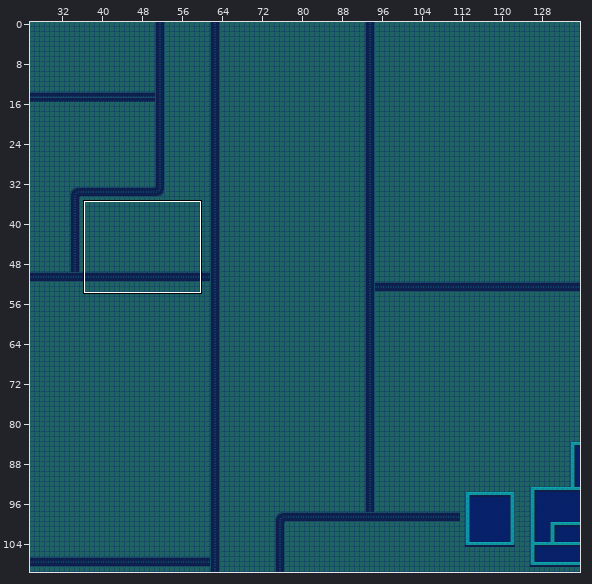
Tiled map, stored at assets/images/tileset/tiledmap.tmx. Above: a wide view before the commit, with the close-up outlined.
Close-up. Before the commit:
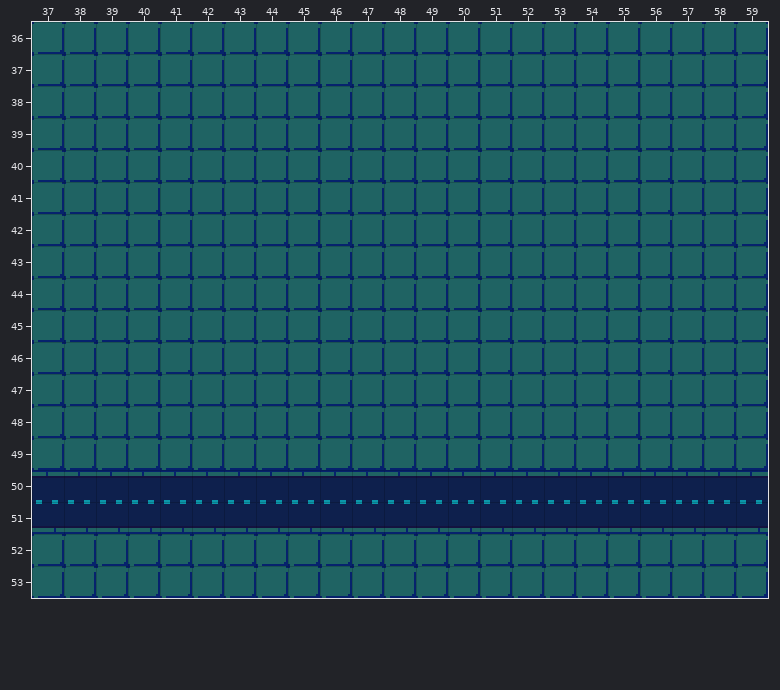
Cells are 16x16 px. Shown: x 37..59, y 36..53. The commit also changed other parts of the map, which this record leaves out.
And afterwards:
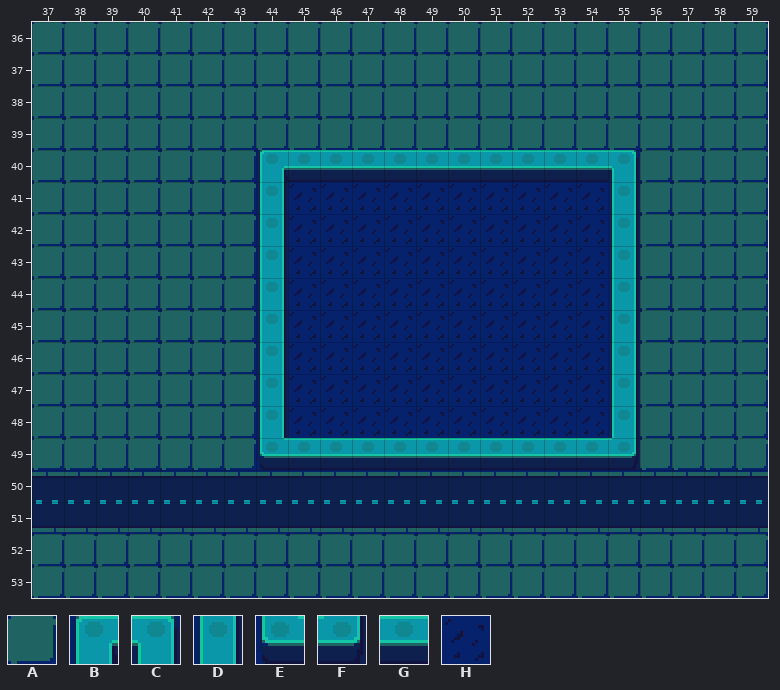
Key: from "tileset_arranged": A 0, B 4, C 5, D 19, E 20, F 21, G 36, H 145.
_ is an empty cell, # one hidden under a higher layer, . an unchanged one.
Tiles of an added or newly shown layer are drawn over the layers below it.
What changed:
--- layer "ground"
@@ x 44..55 @@
-40 AAAAAAAAAAAA
-41 AAAAAAAAAAAA
-42 AAAAAAAAAAAA
-43 AAAAAAAAAAAA
-44 AAAAAAAAAAAA
-45 AAAAAAAAAAAA
-46 AAAAAAAAAAAA
-47 AAAAAAAAAAAA
-48 AAAAAAAAAAAA
-49 AAAAAAAAAAAA
+40 ############
+41 #HHHHHHHHHH#
+42 #HHHHHHHHHH#
+43 #HHHHHHHHHH#
+44 #HHHHHHHHHH#
+45 #HHHHHHHHHH#
+46 #HHHHHHHHHH#
+47 #HHHHHHHHHH#
+48 #HHHHHHHHHH#
+49 ############
--- layer "walls" (added)
@@ x 44..55 @@
-40 ____________
-41 _.........._
-42 _.........._
-43 _.........._
-44 _.........._
-45 _.........._
-46 _.........._
-47 _.........._
-48 _.........._
-49 ____________
+40 BGGGGGGGGGGC
+41 D..........D
+42 D..........D
+43 D..........D
+44 D..........D
+45 D..........D
+46 D..........D
+47 D..........D
+48 D..........D
+49 EGGGGGGGGGGF
Boxes around the changes in both close-ups, in picture pixels (x1, y1, x2, y2):
changed: (256, 150, 640, 470)
